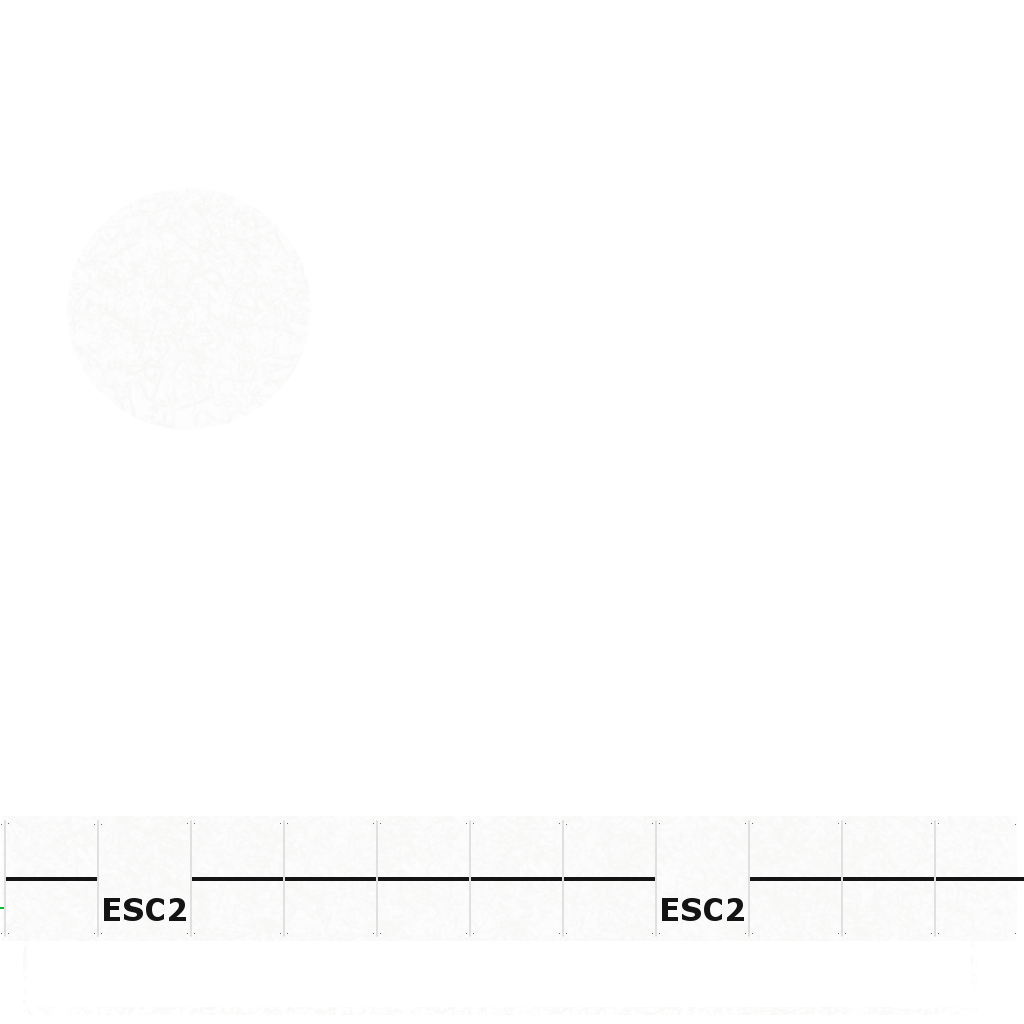
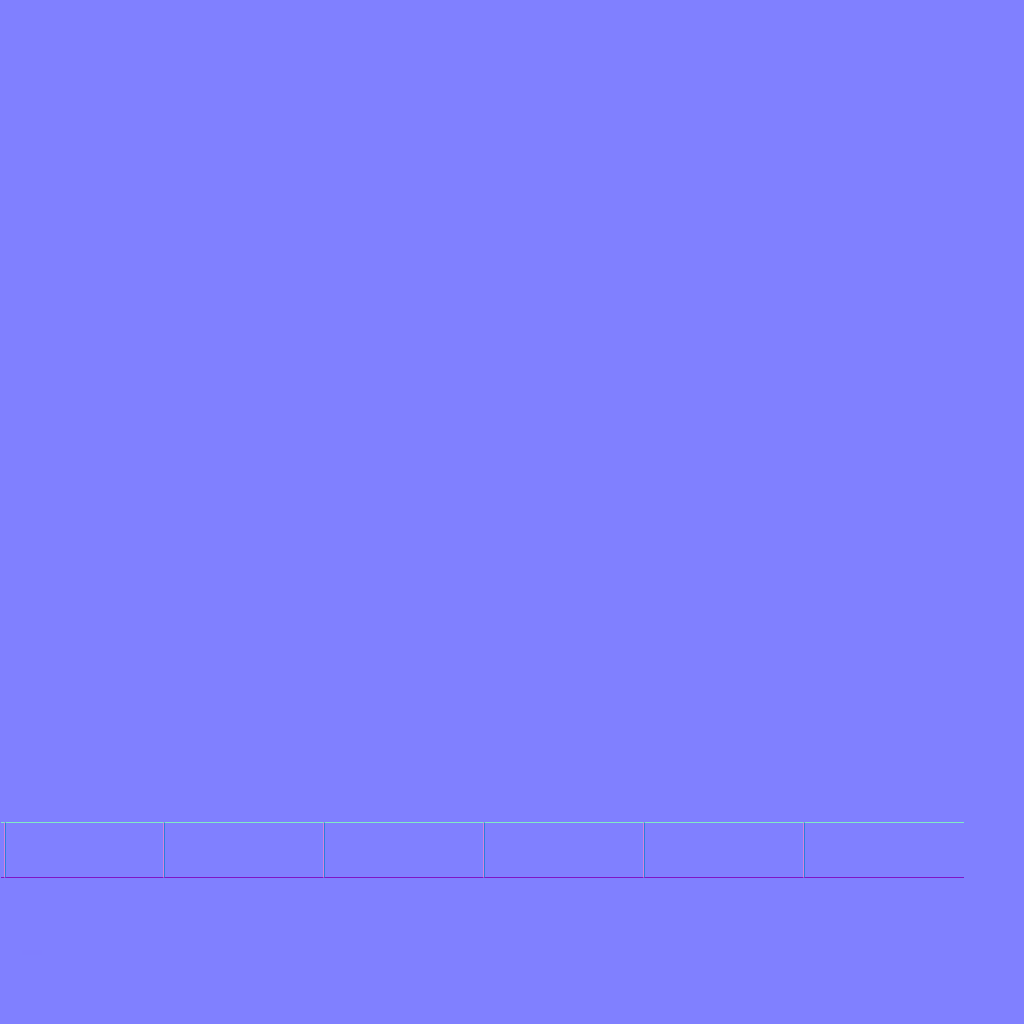
Revision of a layered 1024 x 1024 image; what changed, layer by layer:
hid "ESC2", painted on it over left=523, top=837, right=744, bottom=921
hid "ESC2 #1", painted on it over left=44, top=838, right=186, bottom=921
renamed "3PR Effekte" to "Line", hid it, painted on it over left=0, top=849, right=1024, bottom=909
hid "Effekte", painted on it over left=1, top=184, right=1016, bottom=937
showed "ContainerNormal.png", painted on it over left=0, top=0, right=1024, bottom=1024
hid "Texture", painted on it over left=1, top=184, right=1018, bottom=1015
